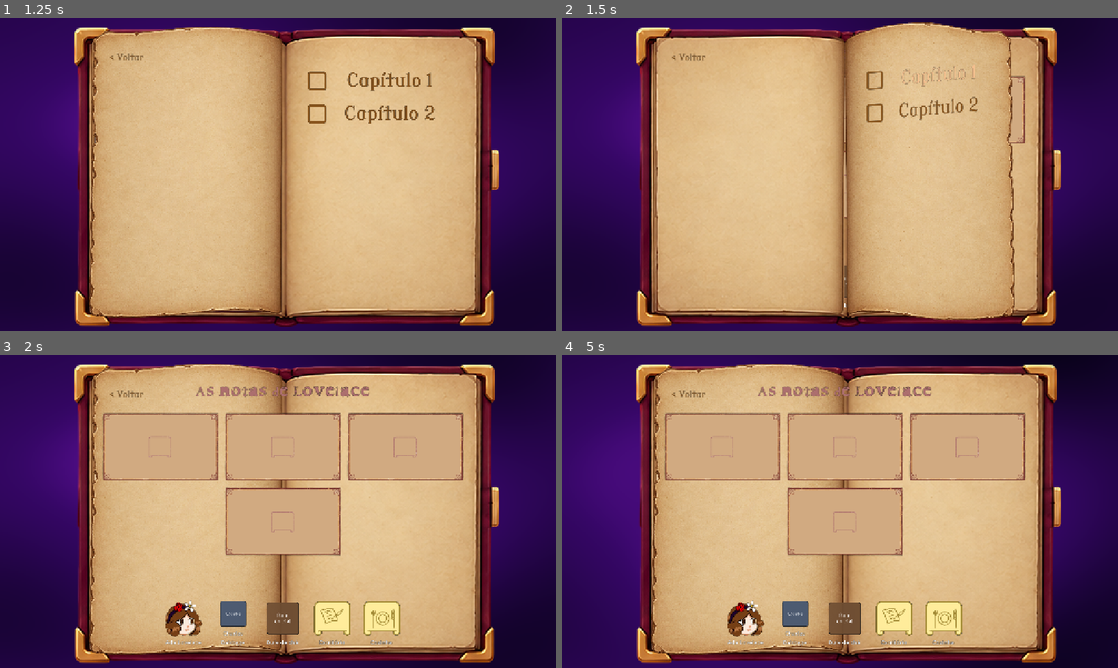
Above: before the commit, frames 1-4 (two rows, left to right).
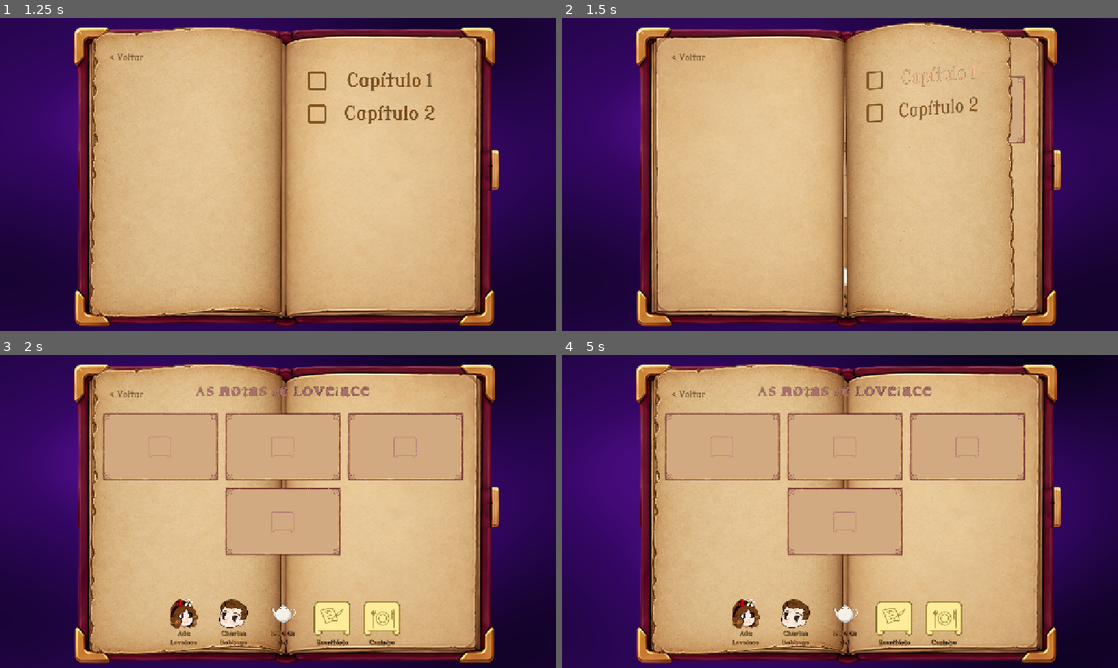
Above: after the commit, the same moments.

Repository: yudur/storyteller-godot-3info-game
Game: Godot game, scene res://src/screen_manager/screen_manager.tscn
The game is run twice, just before and just after one commit, with the same random seed, the same clock (stepped at 60 frames per second) and the same inputs.
Inputs:
- Up to frame 1 (1.25 s): click "Jogar" at 0.5 s
- Up to frame 2 (1.5 s): click "Capítulo 1" at 1.25 s
- Up to frame 3 (2 s): no input
- Up to frame 4 (5 s): click "< Voltar" at 2 s; click "Capítulo 2" at 2.75 s; click "< Voltar" at 3.5 s; click "Capítulo 1" at 4.25 s

Frame 1 is identical in both runs. In frame 2, less than 0.1% of the frame differs, in the area x 50-52%, y 79-93%; in frame 3, 1.8%, in the area x 29-71%, y 78-94%; in frame 4, 1.8%.

Commit message:
draggables e microscopio

Diff:
--- a/data/characters/ada.tres
+++ b/data/characters/ada.tres
@@ -1,13 +1,13 @@
 [gd_resource type="Resource" script_class="CharacterData" load_steps=9 format=3 uid="uid://dwawd7nka8hy2"]
 
 [ext_resource type="Script" uid="uid://lywddvaxagxe" path="res://core/resources/character_data.gd" id="1_script"]
+[ext_resource type="Texture2D" uid="uid://c2w5adp2r507e" path="res://assets/sprites/draggables/cabeca-ada.png" id="1_tnwxl"]
 [ext_resource type="Texture2D" uid="uid://b2gqk7aya3oaj" path="res://assets/sprites/characters/Ada Lovelace default.png" id="2_default"]
 [ext_resource type="Texture2D" uid="uid://dvr5ctslptwsr" path="res://assets/sprites/characters/Ada Lovelace com Caneta de pena.png" id="3_pen"]
 [ext_resource type="Texture2D" uid="uid://cet1dgwn1n0a0" path="res://assets/sprites/characters/Ada com Caneta e Artigos.png" id="4_pen_articles"]
 [ext_resource type="Texture2D" uid="uid://pagvjkrcqixk" path="res://assets/sprites/characters/Ada Lovelace com os artigos dos lados.png" id="5_pile"]
 [ext_resource type="Texture2D" uid="uid://dm61a7ligvqrq" path="res://assets/sprites/characters/Ada Lovelace com dúvida .png" id="6_doubt"]
 [ext_resource type="Texture2D" uid="uid://bqq0hbnpep22c" path="res://assets/sprites/characters/Ada rindo.png" id="7_laughing"]
-[ext_resource type="Texture2D" uid="uid://vi1ug7jg0px8" path="res://assets/sprites/draggables/charactericon_ada.png" id="9_icon"]
 
 [resource]
 script = ExtResource("1_script")
@@ -22,4 +22,4 @@
 "pen_articles": ExtResource("4_pen_articles"),
 "pile": ExtResource("5_pile")
 })
-icon = ExtResource("9_icon")
+icon = ExtResource("1_tnwxl")
--- a/data/characters/charles.tres
+++ b/data/characters/charles.tres
@@ -1,12 +1,12 @@
 [gd_resource type="Resource" script_class="CharacterData" load_steps=8 format=3 uid="uid://ece0owcwc3qy"]
 
+[ext_resource type="Texture2D" uid="uid://clrb7hwadhfok" path="res://assets/sprites/draggables/cabeca-charles.png" id="1_bpjb8"]
 [ext_resource type="Script" uid="uid://lywddvaxagxe" path="res://core/resources/character_data.gd" id="1_script"]
 [ext_resource type="Texture2D" uid="uid://dp6i5x2e7sxcf" path="res://assets/sprites/characters/Charles Default.png" id="2_default"]
 [ext_resource type="Texture2D" uid="uid://dkoslp65swpbr" path="res://assets/sprites/characters/Charles com Prancheta de artigos .png" id="3_clipboard"]
 [ext_resource type="Texture2D" uid="uid://c0o87xgmtfs08" path="res://assets/sprites/characters/Charles com xícara.png" id="4_cup"]
 [ext_resource type="Texture2D" uid="uid://debdpms4tiiwk" path="res://assets/sprites/characters/Charles Assustado com a xícara.png" id="5_scared_cup"]
 [ext_resource type="Texture2D" uid="uid://c8clm1b8b2sp3" path="res://assets/sprites/characters/Charles Rindo.png" id="6_laughing"]
-[ext_resource type="Texture2D" uid="uid://co8y3qtflg5je" path="res://assets/sprites/draggables/charactericon_charles.png" id="9_icon"]
 
 [resource]
 script = ExtResource("1_script")
@@ -19,4 +19,4 @@
 "laughing": ExtResource("6_laughing"),
 "scared_cup": ExtResource("5_scared_cup")
 })
-icon = ExtResource("9_icon")
+icon = ExtResource("1_bpjb8")
--- a/data/characters/patient.tres
+++ b/data/characters/patient.tres
@@ -1,10 +1,10 @@
 [gd_resource type="Resource" script_class="CharacterData" load_steps=6 format=3 uid="uid://b01n8qbsyhc15"]
 
+[ext_resource type="Texture2D" uid="uid://cwy6s71207al4" path="res://assets/sprites/draggables/cadeirante-cabeca.png" id="1_f8wh1"]
 [ext_resource type="Script" uid="uid://lywddvaxagxe" path="res://core/resources/character_data.gd" id="1_script"]
 [ext_resource type="Texture2D" uid="uid://d2comnf7s22le" path="res://assets/sprites/characters/Cadeirante default.png" id="2_default"]
 [ext_resource type="Texture2D" uid="uid://cor288tmmk8pm" path="res://assets/sprites/characters/Cadeirante esperançoso.png" id="3_hopeful"]
 [ext_resource type="Texture2D" uid="uid://b5rqxqpraj70e" path="res://assets/sprites/characters/Cadeirante curado .png" id="4_cured"]
-[ext_resource type="Texture2D" uid="uid://q78egbelg0mp" path="res://assets/sprites/draggables/charactericon_patient.png" id="9_icon"]
 
 [resource]
 script = ExtResource("1_script")
@@ -15,4 +15,4 @@
 "default": ExtResource("2_default"),
 "hopeful": ExtResource("3_hopeful")
 })
-icon = ExtResource("9_icon")
+icon = ExtResource("1_f8wh1")
--- a/data/characters/teapot.tres
+++ b/data/characters/teapot.tres
@@ -1,8 +1,8 @@
 [gd_resource type="Resource" script_class="CharacterData" load_steps=4 format=3 uid="uid://bklvafsmxrmad"]
 
+[ext_resource type="Texture2D" uid="uid://ckbt1ekmumv7k" path="res://assets/sprites/draggables/bule-cha.png" id="1_e1roh"]
 [ext_resource type="Script" uid="uid://lywddvaxagxe" path="res://core/resources/character_data.gd" id="1_script"]
 [ext_resource type="Texture2D" uid="uid://da1ftcwrdvokh" path="res://assets/sprites/characters/teapot_placeholder.png" id="2_default"]
-[ext_resource type="Texture2D" uid="uid://cbhonlwdmik8h" path="res://assets/sprites/draggables/charactericon_teapot.png" id="9_icon"]
 
 [resource]
 script = ExtResource("1_script")
@@ -11,4 +11,4 @@
 poses = Dictionary[String, Texture2D]({
 "default": ExtResource("2_default")
 })
-icon = ExtResource("9_icon")
+icon = ExtResource("1_e1roh")
--- a/src/draggable/draggable.gd
+++ b/src/draggable/draggable.gd
@@ -68,7 +68,7 @@
 func _create_drag_preview() -> Control:
 	var preview = ColorRect.new()
 	preview.size = size
-	preview.color = Color(color.r, color.g, color.b, 0.7)
+	preview.color = Color(color.r, color.g, color.b, 0.0)
 	preview.mouse_filter = Control.MOUSE_FILTER_IGNORE
 
 	var preview_icon := TextureRect.new()
--- a/src/draggable/draggable.tscn
+++ b/src/draggable/draggable.tscn
@@ -1,6 +1,7 @@
-[gd_scene load_steps=2 format=3 uid="uid://rl7oc35dom4d"]
+[gd_scene load_steps=3 format=3 uid="uid://rl7oc35dom4d"]
 
 [ext_resource type="Script" uid="uid://l0inhkgakvuu" path="res://src/draggable/draggable.gd" id="1_kga1i"]
+[ext_resource type="FontFile" uid="uid://b51vsjcce6hb7" path="res://assets/fonts/ModernAntiqua-Regular.ttf" id="2_m1hab"]
 
 [node name="DraggableItem" type="ColorRect"]
 custom_minimum_size = Vector2(96, 120)
@@ -32,6 +33,9 @@
 
 [node name="Label" type="Label" parent="Content"]
 layout_mode = 2
-theme_override_font_sizes/font_size = 13
+theme_override_colors/font_color = Color(0.7852607, 0.5046951, 0.21540049, 1)
+theme_override_colors/font_shadow_color = Color(0, 0, 0, 0.72156864)
+theme_override_fonts/font = ExtResource("2_m1hab")
+theme_override_font_sizes/font_size = 15
 horizontal_alignment = 1
 autowrap_mode = 2
Binary file changed: assets/sprites/characters/Cadeirante esperançoso.png
Binary file changed: assets/sprites/characters/Lâmina da proteína.png
Binary file changed: assets/sprites/characters/Tatiana Sampaio no microscópio.png
Binary file added: assets/sprites/draggables/bule-cha.png
Not shown, added: assets/sprites/draggables/bule-cha.png.import
Binary file added: assets/sprites/draggables/cabeca-ada.png
Not shown, added: assets/sprites/draggables/cabeca-ada.png.import
Binary file added: assets/sprites/draggables/cabeca-charles.png
Not shown, added: assets/sprites/draggables/cabeca-charles.png.import
Binary file added: assets/sprites/draggables/cadeirante-cabeca.png
Not shown, added: assets/sprites/draggables/cadeirante-cabeca.png.import
Binary file added: assets/sprites/draggables/tatiane-cabeca.png
(and 2 more such lines)
